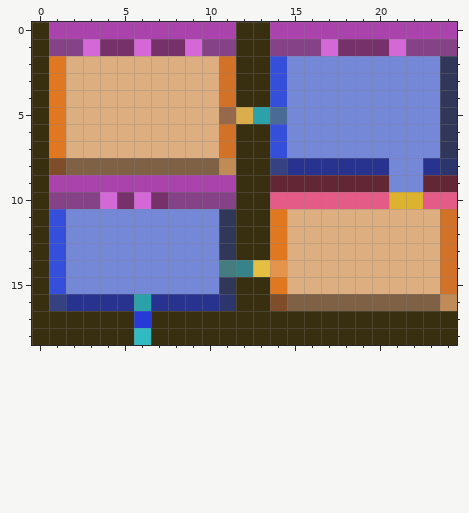
Two versions of one pixel-art sprite, res/maps/officeMap.png. The first picture shows the starting point.
The file is 25x19 pixels. Colours within 5 levels of each other are drawn and written as one.
Now the later version:
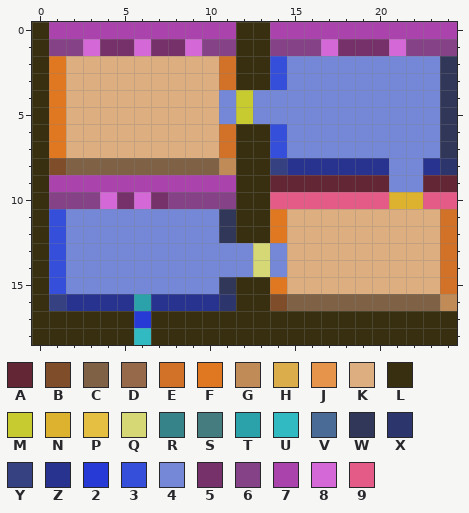
Palette (. is transparent): A #632635  B #7f4d29  C #7f6246  D #95694a  E #d27228  F #e07821  G #c08b57  H #dcad4b  J #e6934c  K #ddae7f  L #382f10  M #c8cb2f  N #dcb22f  P #e5bf41  Q #d6d875  R #36848a  S #447c80  T #2ba1a9  U #32bac3  V #4a6b95  W #313758  X #2d356d  Y #354181  Z #283390  2 #273ad5  3 #354fda  4 #7588d8  5 #77316a  6 #864287  7 #aa43ac  8 #d568d7  9 #e55b87
What changed:
y 4: x 11..14 ELL3 -> 4M44
y 5: x 11..14 DHTV -> 4M44
y 13: x 11..14 WLLF -> 44Q4
y 14: x 11..14 SRPJ -> 44Q4
